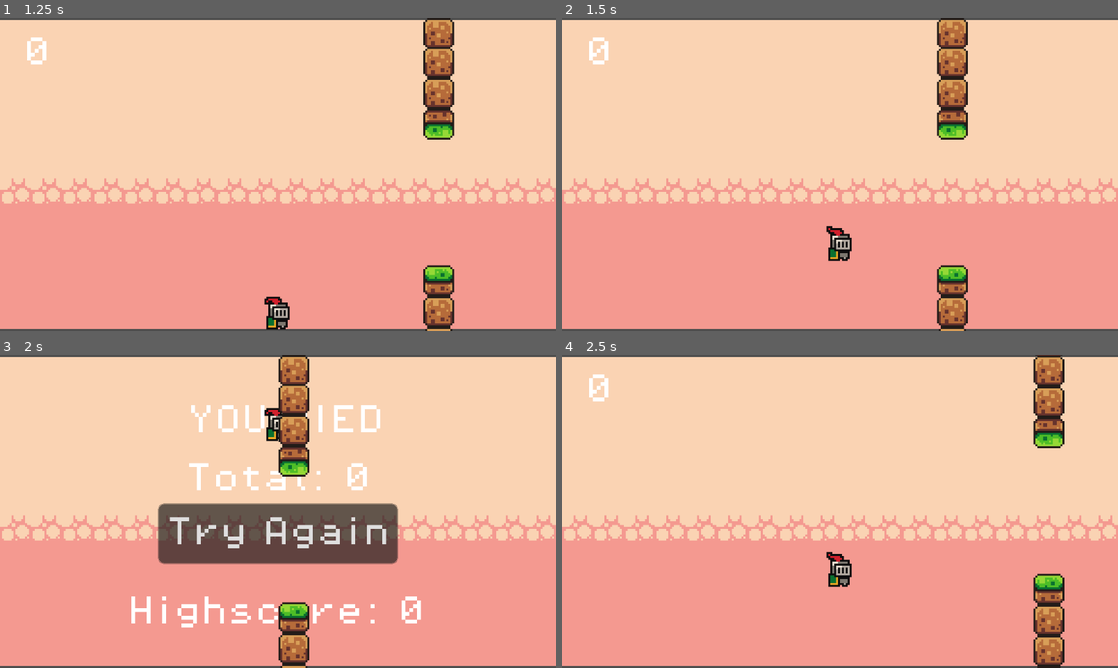
Above: before the commit, frames 1-4 (two rows, left to right).
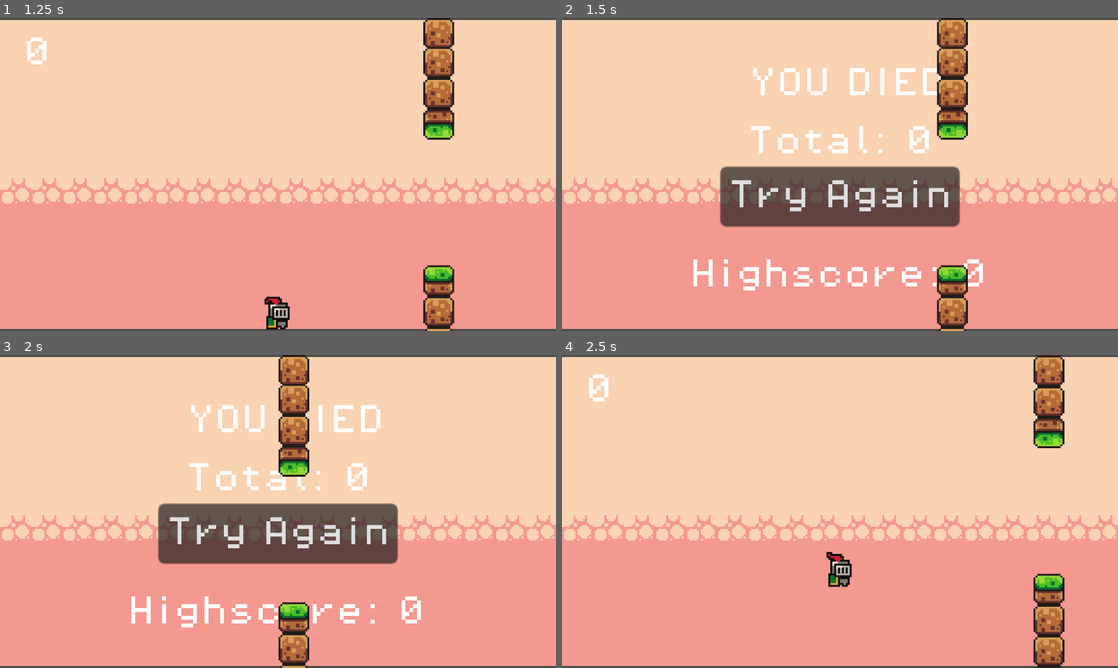
Above: after the commit, the same moments.

Repository: peterhogg/Flappy-Knight
Game: Godot game, scene res://start_game.tscn
Two runs of this game, one before a commit and one after it. Both use one fixed random seed, a clock stepped at 60 frames per second and the inputs below.
Inputs (mouse positions are in pixels of both pictures, inside the frame that each line leads up to):
- Up to frame 1 (1.25 s): click "Start" at 0.5 s
- Up to frame 2 (1.5 s): tap Enter (ui_accept) at 1.25, 1.35 s; move the mouse to (962, 158) at 1.27 s; click (962, 158) at 1.42 s
- Up to frame 3 (2 s): tap Space (jump, bound only after the commit) at 1.52, 1.55, 1.82 s
- Up to frame 4 (2.5 s): click "Try Again" at 2 s

Frame 1 is identical in both runs. In frame 2, 12% of the frame differs, in the area x 4-76%, y 6-88%; in frame 3, 0.2%; in frame 4, nothing differs.

Commit message:
Begins adding touch support

Diff:
--- a/player.gd
+++ b/player.gd
@@ -10,8 +10,16 @@
 var gravity = ProjectSettings.get_setting("physics/2d/default_gravity")
 var deadgravity = gravity * 1.5
 @onready var animator = $AnimatedSprite2D;
+var triggerJumpByTouch: bool = false
 
 signal died
+
+func _input(event):
+	if event is InputEventScreenTouch:
+		if event.is_pressed():
+			triggerJumpByTouch = true
+		else:
+			triggerJumpByTouch = false
 
 func _physics_process(delta):
 	# Add the gravity.
@@ -21,7 +29,7 @@
 		velocity.y += gravity * delta
 
 	# Handle Jump.
-	if Input.is_action_just_pressed("ui_accept") && !isJumping && !isDead:
+	if (Input.is_action_just_pressed("jump") || triggerJumpByTouch) && !isJumping && !isDead:
 		isJumping = true
 		animator.play("jump")
 		velocity.y = JUMP_VELOCITY
--- a/project.godot
+++ b/project.godot
@@ -20,6 +20,16 @@
 window/size/resizable=false
 window/stretch/mode="viewport"
 
+[input]
+
+jump={
+"deadzone": 0.5,
+"events": [Object(InputEventKey,"resource_local_to_scene":false,"resource_name":"","device":0,"window_id":0,"alt_pressed":false,"shift_pressed":false,"ctrl_pressed":false,"meta_pressed":false,"pressed":false,"keycode":0,"physical_keycode":32,"key_label":0,"unicode":0,"echo":false,"script":null)
+, null, Object(InputEventMouseButton,"resource_local_to_scene":false,"resource_name":"","device":-1,"window_id":0,"alt_pressed":false,"shift_pressed":false,"ctrl_pressed":false,"meta_pressed":false,"button_mask":0,"position":Vector2(0, 0),"global_position":Vector2(0, 0),"factor":1.0,"button_index":1,"canceled":false,"pressed":false,"double_click":false,"script":null)
+, Object(InputEventJoypadButton,"resource_local_to_scene":false,"resource_name":"","device":-1,"button_index":0,"pressure":0.0,"pressed":false,"script":null)
+]
+}
+
 [physics]
 
 2d/default_gravity=300.0
